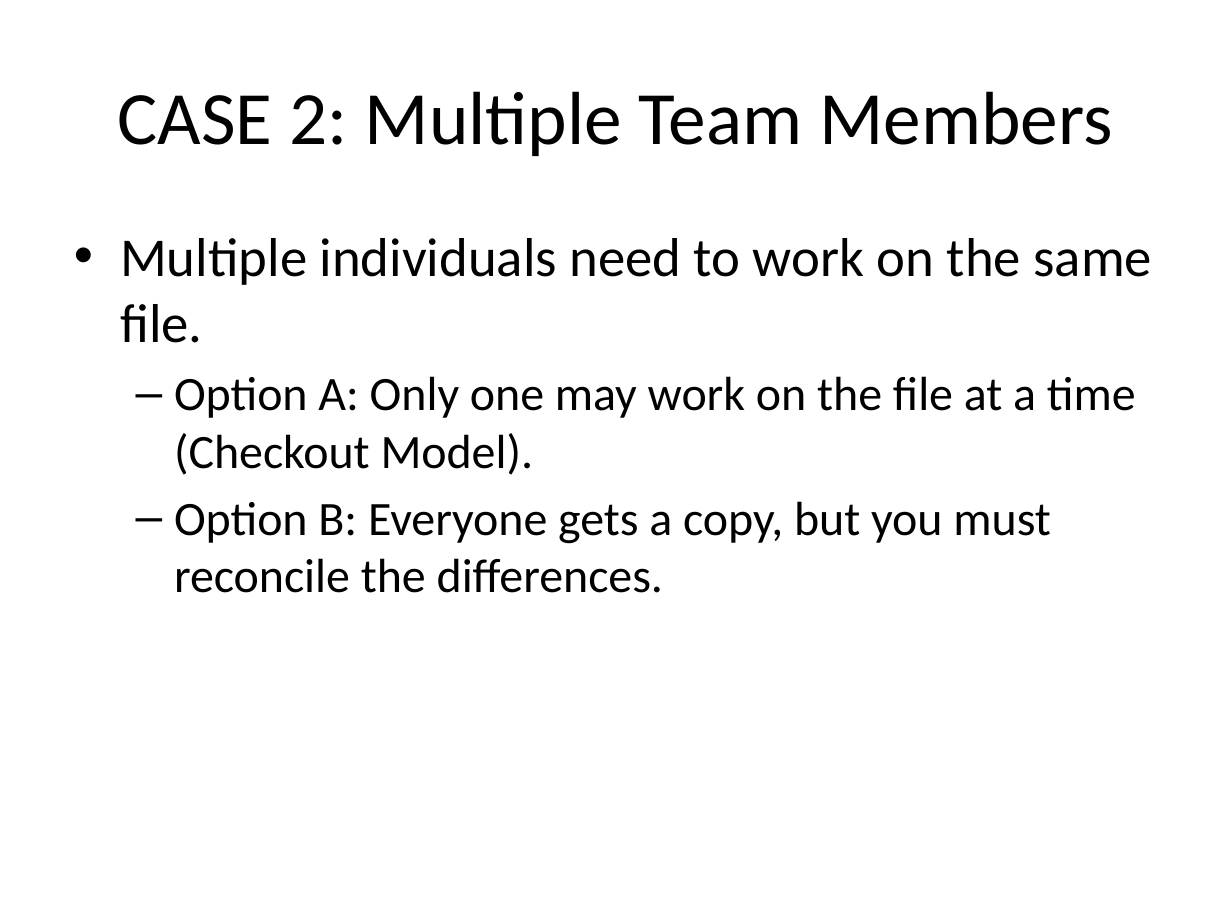
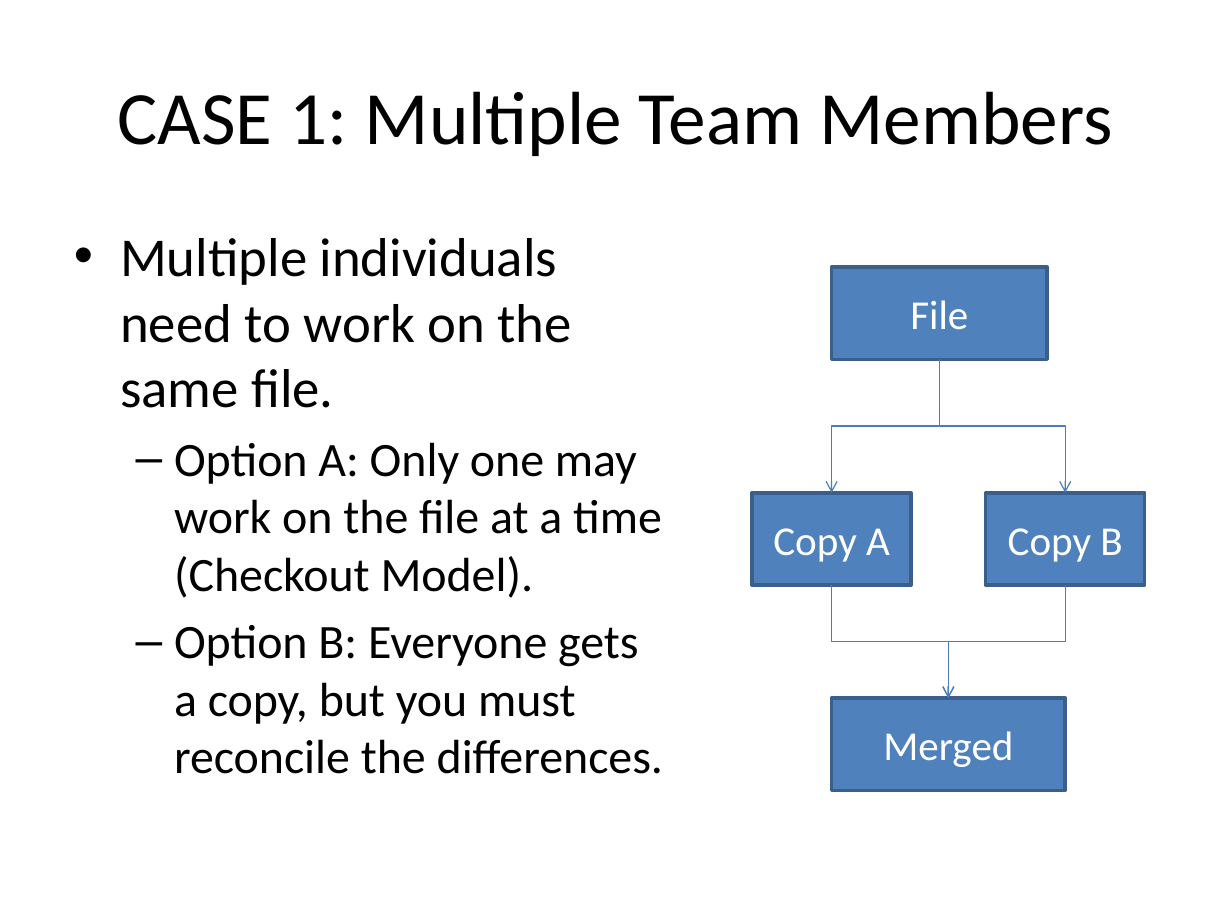
Before and after one commit to c3h899/GIT_Presentatation, a slide deck: slide 15 of Version Control & GIT.pptx (slide 6 before the commit). Drawn at 1232x924 pixels with LibreOffice and Linux fonts; fonts in the diff are those of the drawing. Boxes give left, top, right and bottom in pixels: in the first picture for what was removed or moved away, otherwise in the second. Text is boxed around its words. In the diff, an @@ line names an element or a change of style, - is before the commit and + after.

```diff
--- a/Version Control & GIT.pptx
+++ b/Version Control & GIT.pptx
@@ title at <box>118,91,1113,156</box>: text changed @@
-CASE 2: Multiple Team Members
+CASE 1: Multiple Team Members
@@ text "Multiple individuals need to work ..." rewrapped from <box>120,238,1152,593</box> to <box>120,238,663,774</box> @@
@@ rectangle added at <box>832,267,1047,360</box>, fill #4F81BD, outline #3A5F8C 2 pt, 24 pt, text #FFFFFF @@
+File
@@ elbow arrow added from (939, 360) to (832, 493), #4B7EBC 0.75 pt @@
@@ elbow arrow added from (939, 360) to (1066, 493), #4B7EBC 0.75 pt @@
@@ rectangle added at <box>752,493,910,585</box>, fill #4F81BD, outline #3A5F8C 2 pt, 24 pt, text #FFFFFF @@
+Copy A
@@ rectangle added at <box>986,493,1145,585</box>, fill #4F81BD, outline #3A5F8C 2 pt, 24 pt, text #FFFFFF @@
+Copy B
@@ elbow arrow added from (832, 585) to (949, 699), #4B7EBC 0.75 pt @@
@@ elbow arrow added from (1066, 585) to (949, 699), #4B7EBC 0.75 pt @@
@@ rectangle added at <box>832,699,1066,791</box>, fill #4F81BD, outline #3A5F8C 2 pt, 24 pt, text #FFFFFF @@
+Merged
```
Also in this commit, not shown: 9 other slides changed, 15 slides added, 1 slide removed, 1 other file.
